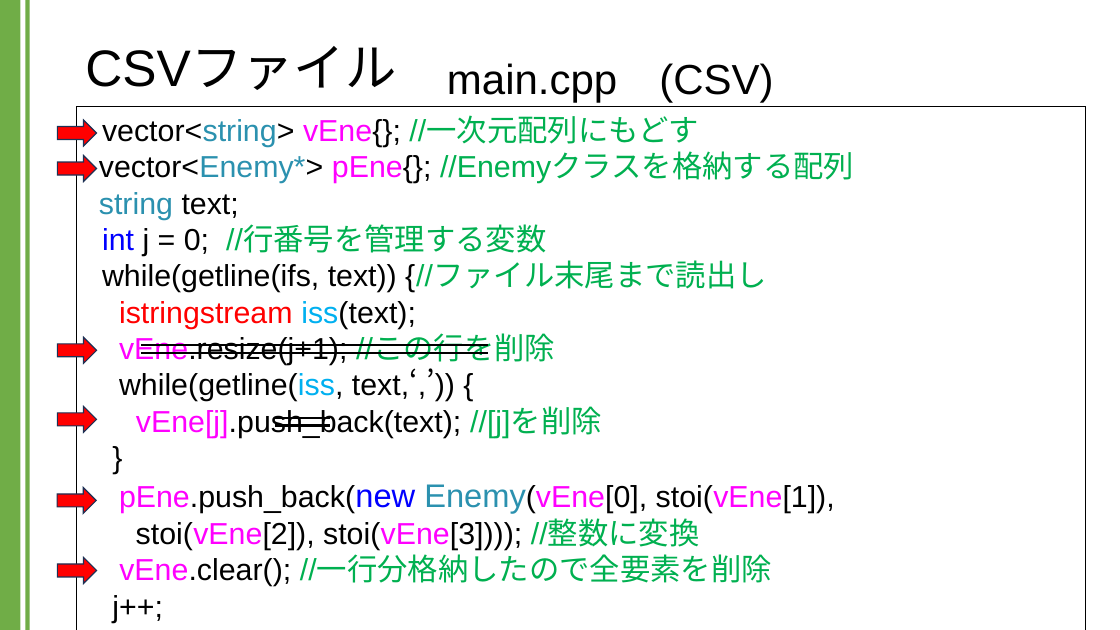
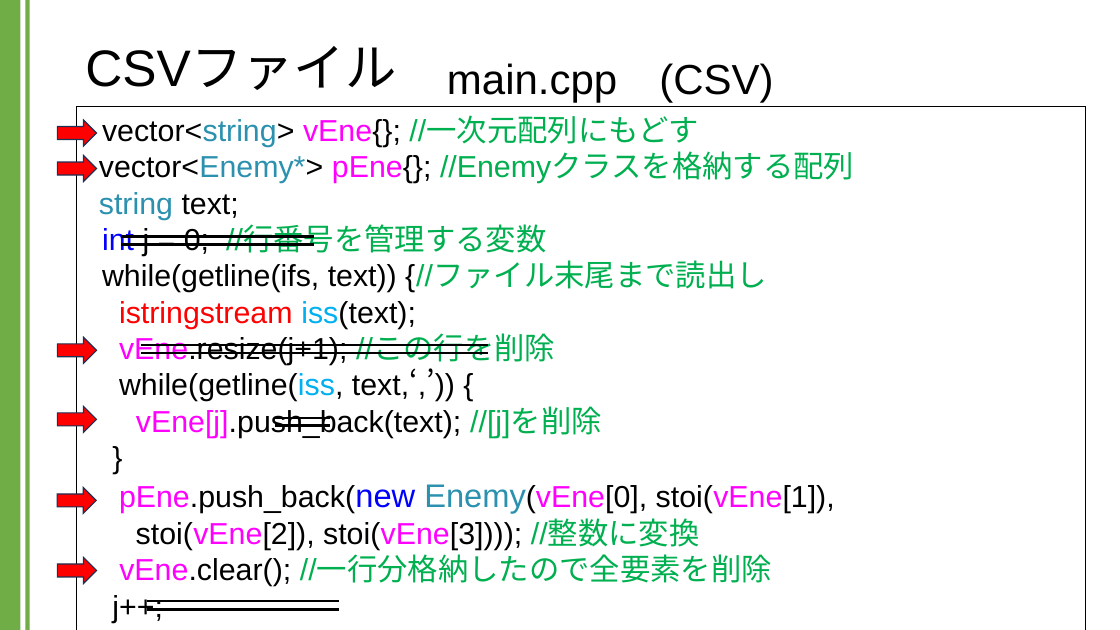
Before and after one commit to kic-murata/cpp2024, a slide deck: slide 33 of 授業資料/講義資料：CSVファイル.pptx. Drawn at 1120x630 pixels with LibreOffice and Linux fonts; fonts in the diff are those of the drawing. Boxes give left, top, right and bottom in pixels: in the first picture for what was removed or moved away, otherwise in the second. Text is boxed around its words. In the diff, an @@ line names an element or a change of style, - is before the commit and + after.

```diff
--- a/授業資料/講義資料：CSVファイル.pptx
+++ b/授業資料/講義資料：CSVファイル.pptx
@@ line added from (122, 236) to (314, 236), #000000 2.25 pt @@
@@ line added from (121, 245) to (314, 245), #000000 2.25 pt @@
@@ line added from (147, 602) to (339, 602), #000000 2.25 pt @@
@@ line added from (147, 609) to (339, 609), #000000 2.25 pt @@
```
Also in this commit, not shown: 1 other file.
